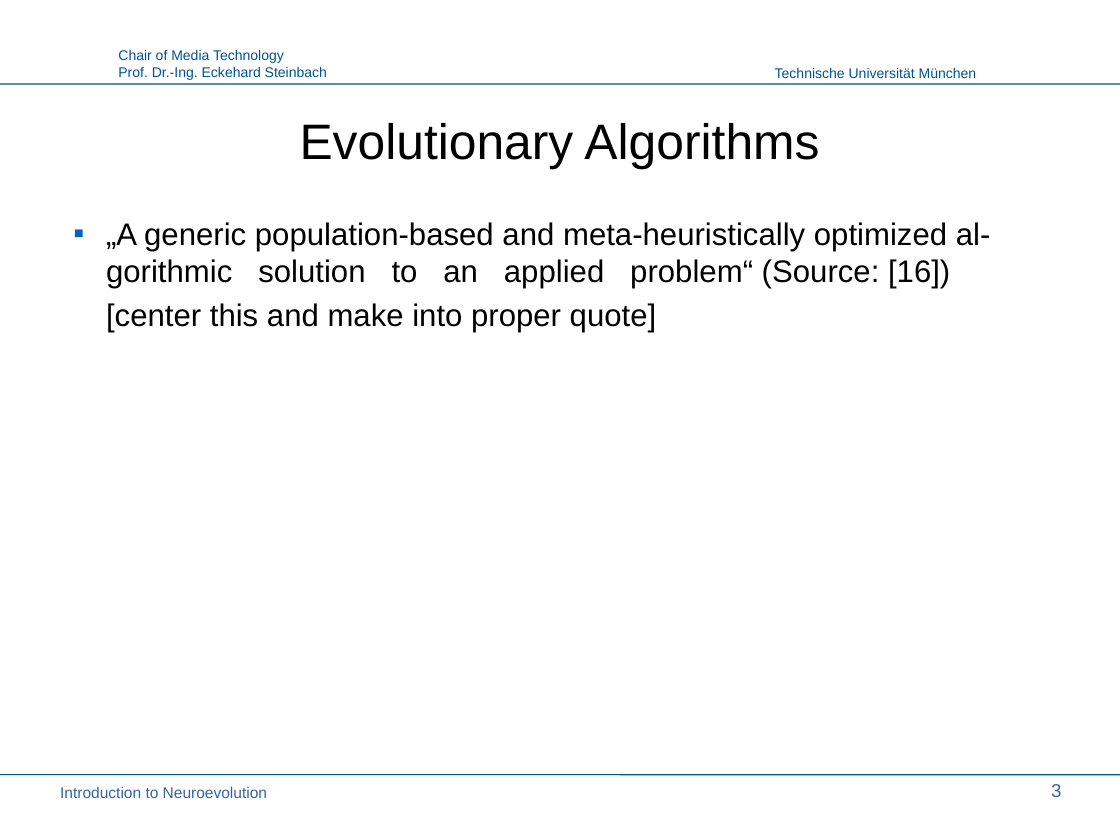
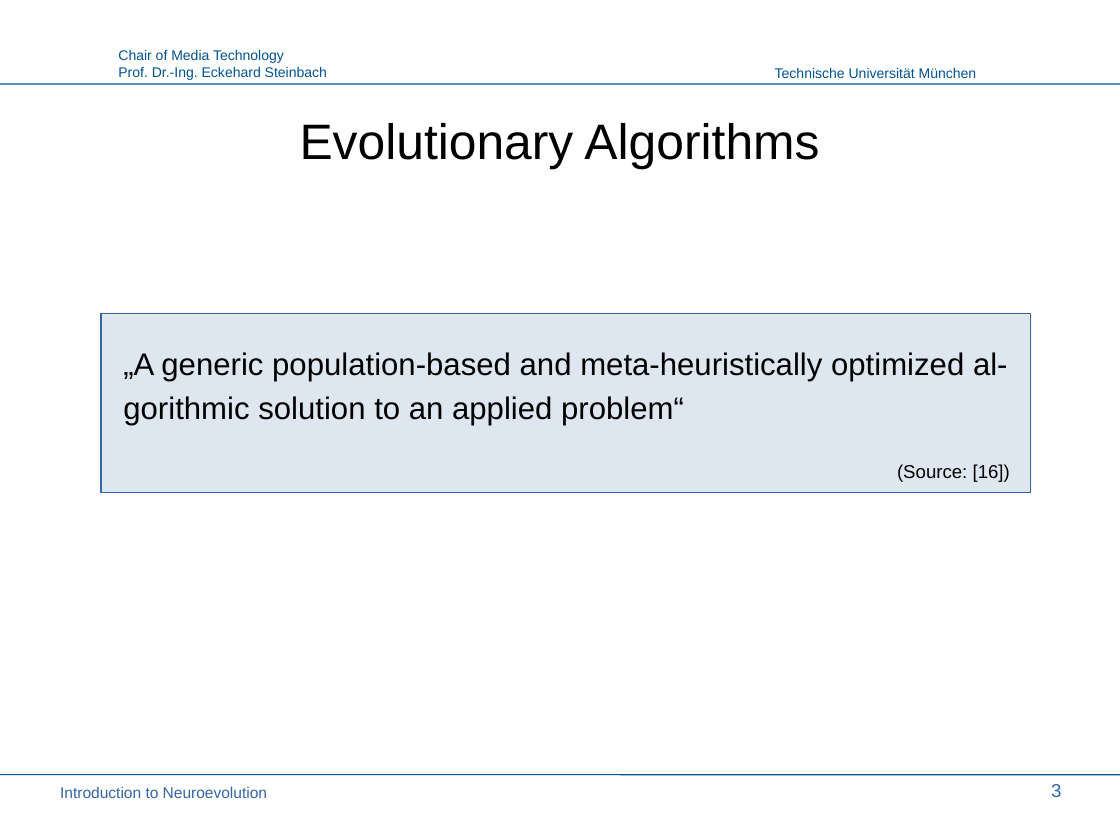
Before and after one commit to PaulPauls/Neuroevolution_of_Augmenting_Topologies_Paper, a slide deck: slide 3 of presentation/neuroevolution_presentation.odp. Drawn at 1120x840 pixels with LibreOffice and Linux fonts; fonts in the diff are those of the drawing; background and template pictures are left out. Boxes give left, top, right and bottom in pixels: in the first picture for what was removed or moved away, otherwise in the second. Text is boxed around its words. In the diff, an @@ line names an element or a change of style, - is before the commit and + after.

```diff
--- a/presentation/neuroevolution_presentation.odp
+++ b/presentation/neuroevolution_presentation.odp
@@ rectangle added at [101, 314, 1030, 493], fill #DEE6EF, outline #3465A4 0.99 pt @@
@@ text at [123, 352, 1010, 482]: text changed @@
-▪ „A generic population-based and meta-heuristically optimized al-gorithmic solution to an applied problem“ (Source: [16])
-[center this and make into proper quote]
+„A generic population-based and meta-heuristically optimized al-
+gorithmic solution to an applied problem“
+                (Source: [16])
```
Also in this commit, not shown: 15 other slides changed, 11 slides added.
